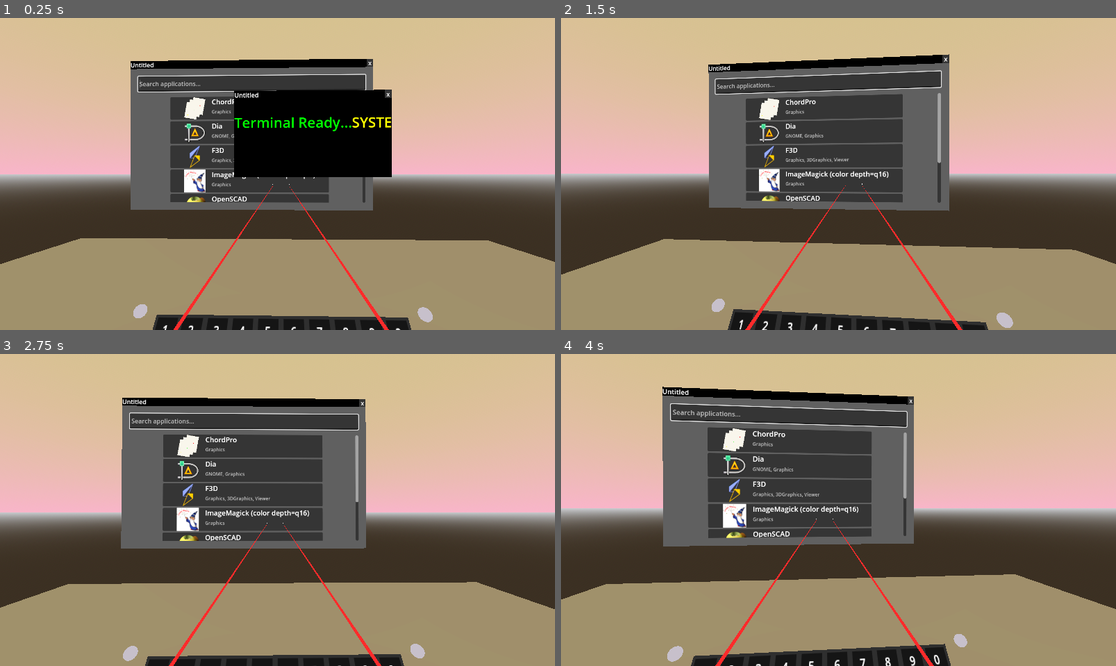
Above: before the commit, frames 1-4 (two rows, left to right).
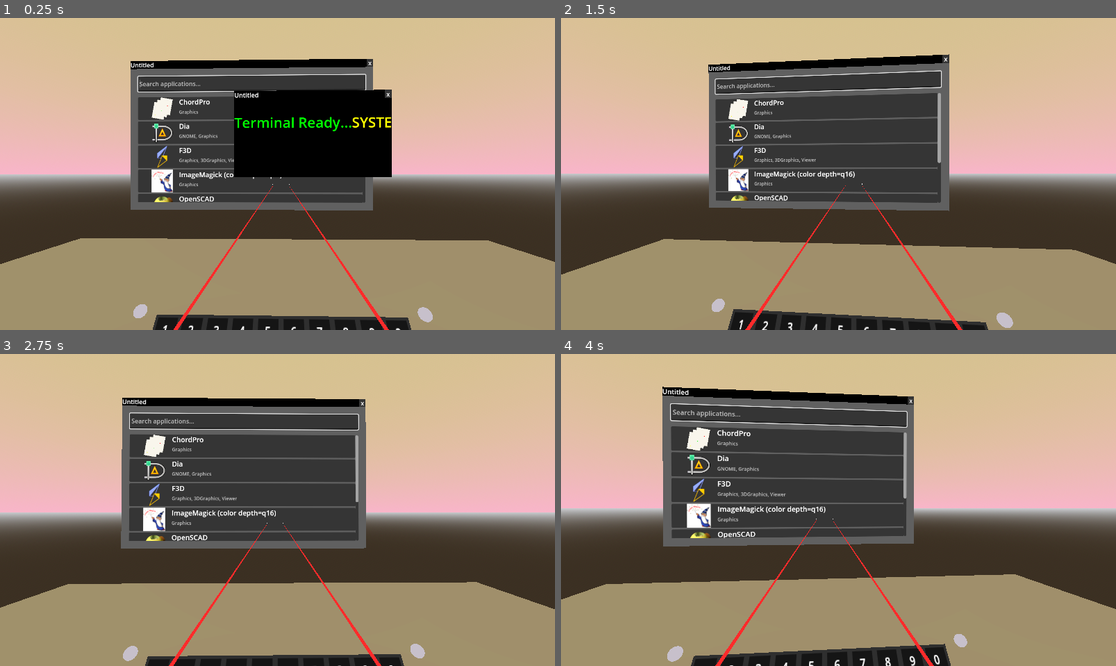
Above: after the commit, the same moments.

Repository: uwrealitylabs/standalone-launcher
Game: Godot game, scene res://project/main/root.tscn
The game is run twice, just before and just after one commit, with the same random seed, the same clock (stepped at 60 frames per second) and the same inputs.
Inputs (mouse positions are in pixels of both pictures, inside the frame that each line leads up to):
- Up to frame 1 (0.25 s): no input
- Up to frame 2 (1.5 s): tap Enter (ui_accept) at 0.5, 0.77, 1.07, 1.25 s; move the mouse to (866, 174) at 0.52 s; hold Up (ui_up) from 0.53 s (still down); tap 1 at 0.6 s; click (866, 174) at 0.67 s; move the mouse to (810, 174) at 1.27 s; tap 2 at 1.35 s
- Up to frame 3 (2.75 s): keep holding Up (ui_up); tap Enter (ui_accept) at 1.52, 1.82, 2 s; move the mouse to (288, 503) at 2.02 s; tap 3 at 2.1 s
- Up to frame 4 (4 s): keep holding Up (ui_up); tap Enter (ui_accept) at 2.75, 3.02, 3.32, 3.5, 3.77 s; move the mouse to (832, 516) at 2.77 s; tap 4 at 2.85 s; click (832, 516) at 2.92 s; move the mouse to (877, 513) at 3.52 s; tap 5 at 3.6 s

The runs differ from the first frame. In frame 1, 3.5% of the frame differs, in the area x 24-66%, y 25-60%; in frame 2, 5.1%; in frame 3, 5.3%; in frame 4, 5.6%, in the area x 19-62%, y 23-60%.

Commit message:
Fix application menu text clipping

Diff:
--- a/project/launch_service/app_registry.gd
+++ b/project/launch_service/app_registry.gd
@@ -94,6 +94,9 @@
 	# add app name
 	var name_label = Label.new()
 	name_label.text = app_name
+	name_label.size_flags_horizontal = Control.SIZE_EXPAND_FILL
+	name_label.clip_text = true
+	name_label.text_overrun_behavior = TextServer.OVERRUN_TRIM_ELLIPSIS
 	name_label.add_theme_font_size_override("font_size", 18)
 	vbox.add_child(name_label)
 
@@ -103,14 +106,17 @@
 		# "Utility;Audio\;Video;" reads as two categories, so it is split on the
 		# real separators and rejoined rather than having its ";" replaced.
 		categories_label.text = ", ".join(FileUtils.split_list_value(app_data["Categories"]))
+		categories_label.size_flags_horizontal = Control.SIZE_EXPAND_FILL
+		categories_label.clip_text = true
+		categories_label.text_overrun_behavior = TextServer.OVERRUN_TRIM_ELLIPSIS
 		categories_label.add_theme_font_size_override("font_size", 12)
 		categories_label.add_theme_color_override("font_color", Color(0.6, 0.6, 0.6))
 		vbox.add_child(categories_label)
 
-		# spacer
-		var right_spacer = Control.new()
-		right_spacer.custom_minimum_size.x = 20
-		hbox.add_child(right_spacer)
+	# Keep the same right padding whether or not this row has category text.
+	var right_spacer = Control.new()
+	right_spacer.custom_minimum_size.x = 20
+	hbox.add_child(right_spacer)
 
 	# Make the whole panel clickable
 	var button = Button.new()
--- a/project/launch_service/application_menu.tscn
+++ b/project/launch_service/application_menu.tscn
@@ -38,4 +38,4 @@
 
 [node name="VBoxContainer" type="VBoxContainer" parent="MarginContainer/VBoxContainer/ScrollContainer"]
 layout_mode = 2
-size_flags_horizontal = 6
+size_flags_horizontal = 3
--- a/project/windowing/window_manager.gd
+++ b/project/windowing/window_manager.gd
@@ -152,10 +152,11 @@
 
 func _ready() -> void:
 	# TEMP: hardcoded startup windows, pending a real session/launcher flow
-	# Wider/taller than the default window size: app names and category text
-	# get cut off at the default 1.5x0.75.
+	# Browse-friendly size for the application list.
 	create_window(Vector3(-0.3, 1.5, -2.0),
 			load("res://project/launch_service/application_menu.tscn")).resize(Vector2(2.4, 1.4))
+	# TODO: Make terminal_ui's fixed-size children fill the viewport and let its
+	# output expand vertically before choosing a new terminal startup size.
 	create_window(Vector3(0.3, 1.5, -2.0), load("res://project/shell/terminal_ui.tscn"))
 
 	create_keyboard()
--- /dev/null
+++ b/tests/app_menu_layout_test.gd
@@ -0,0 +1,115 @@
+extends SceneTree
+
+## Verifies that long application metadata stays inside the menu viewport and
+## that rows keep the same padding with or without category text.
+##
+## Run with:
+##   godot --headless --xr-mode off --path . \
+##       --script res://tests/app_menu_layout_test.gd
+
+const Report := preload("res://tests/support/report.gd")
+
+const VIEWPORT_SIZE := Vector2i(450, 375)
+const CONTENT_MARGIN := 40.0
+const ROW_PADDING := 20.0
+const LONG_NAME := "An intentionally extremely long application name that cannot fit in one row"
+const LONG_CATEGORIES := "Utility;AudioVideo;Development;AnExtremelyLongCategoryName;"
+
+var _report := Report.new()
+var _fixture_dir := ""
+
+
+func _initialize() -> void:
+	_fixture_dir = OS.get_temp_dir().path_join(
+			"standalone_launcher_app_menu_layout_test_%d" % OS.get_process_id())
+	DirAccess.make_dir_recursive_absolute(_fixture_dir + "/applications")
+	OS.set_environment(FileUtils.SHARE_DIR_ENV, _fixture_dir)
+
+	var viewport := SubViewport.new()
+	viewport.size = VIEWPORT_SIZE
+	root.add_child(viewport)
+
+	var menu = load("res://project/launch_service/application_menu.tscn").instantiate()
+	viewport.add_child(menu)
+	await process_frame
+
+	var apps: Dictionary[String, Dictionary] = {
+		LONG_NAME: {"Exec": "/bin/true", "Categories": LONG_CATEGORIES},
+		"Short": {"Exec": "/bin/true"},
+	}
+	menu.populate_apps(apps)
+	await process_frame
+	await process_frame
+
+	var scroll: ScrollContainer = menu.scroll_container
+	var list: VBoxContainer = menu.apps_list
+	var rows := _live_rows(list)
+
+	_report.section("list width")
+	_report.check("the list uses EXPAND_FILL",
+			list.size_flags_horizontal == Control.SIZE_EXPAND_FILL,
+			str(list.size_flags_horizontal))
+	_report.near("the scroll area fits between the outer margins", scroll.size.x,
+			float(VIEWPORT_SIZE.x) - CONTENT_MARGIN)
+	_report.near("the list begins at the scroll area's left edge", list.position.x, 0.0)
+	_report.near("the list fills the scroll area", list.size.x, scroll.size.x)
+	_report.check("both fixture applications have rows", rows.size() == apps.size(),
+			str(rows.size()))
+	for row in rows:
+		_report.near("each row fills the list", row.size.x, list.size.x)
+
+	_report.section("bounded labels")
+	var labels := _descendant_labels(list)
+	_report.check("the name and categories labels were found", labels.size() == 3,
+			str(labels.size()))
+	for label in labels:
+		_report.check("'%s' clips overflowing text" % label.text, label.clip_text)
+		_report.check("'%s' trims with an ellipsis" % label.text,
+				label.text_overrun_behavior == TextServer.OVERRUN_TRIM_ELLIPSIS,
+				str(label.text_overrun_behavior))
+		_report.check("'%s' expands to the row width" % label.text,
+				label.size_flags_horizontal == Control.SIZE_EXPAND_FILL,
+				str(label.size_flags_horizontal))
+	_report.check("the long name no longer sets the list width",
+			list.get_combined_minimum_size().x < scroll.size.x,
+			str(list.get_combined_minimum_size().x))
+
+	_report.section("consistent row padding")
+	for row in rows:
+		var hbox := _row_hbox(row)
+		var right_spacer: Control = hbox.get_child(hbox.get_child_count() - 1) if hbox else null
+		_report.check("each row ends with a spacer", right_spacer != null)
+		if right_spacer:
+			_report.near("each row has the same right padding",
+					right_spacer.custom_minimum_size.x, ROW_PADDING)
+
+	viewport.queue_free()
+	await process_frame
+	DirAccess.remove_absolute(_fixture_dir + "/applications")
+	DirAccess.remove_absolute(_fixture_dir)
+	OS.unset_environment(FileUtils.SHARE_DIR_ENV)
+	_report.finish(self)
+
+
+func _live_rows(list: VBoxContainer) -> Array:
+	var rows := []
+	for child in list.get_children():
+		if not child.is_queued_for_deletion():
+			rows.append(child)
+	return rows
+
+
+func _descendant_labels(node: Node) -> Array[Label]:
+	var labels: Array[Label] = []
+	for child in node.get_children():
+		if child is Label:
+			labels.append(child)
+		labels.append_array(_descendant_labels(child))
+	return labels
+
+
+func _row_hbox(row: Node) -> HBoxContainer:
+	for child in row.get_children():
+		if child is HBoxContainer:
+			return child
+	return null
Not shown, added: tests/app_menu_layout_test.gd.uid
